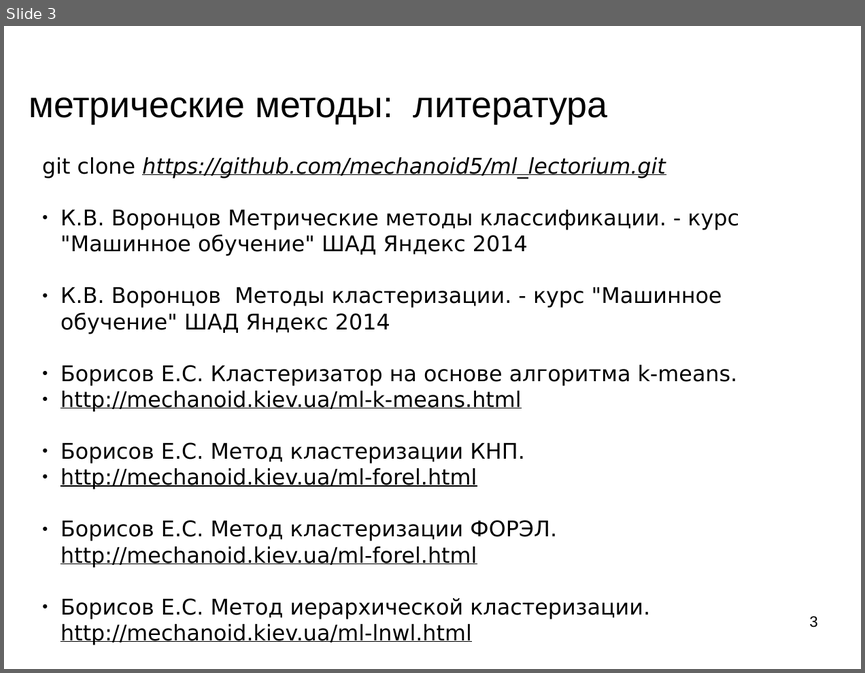
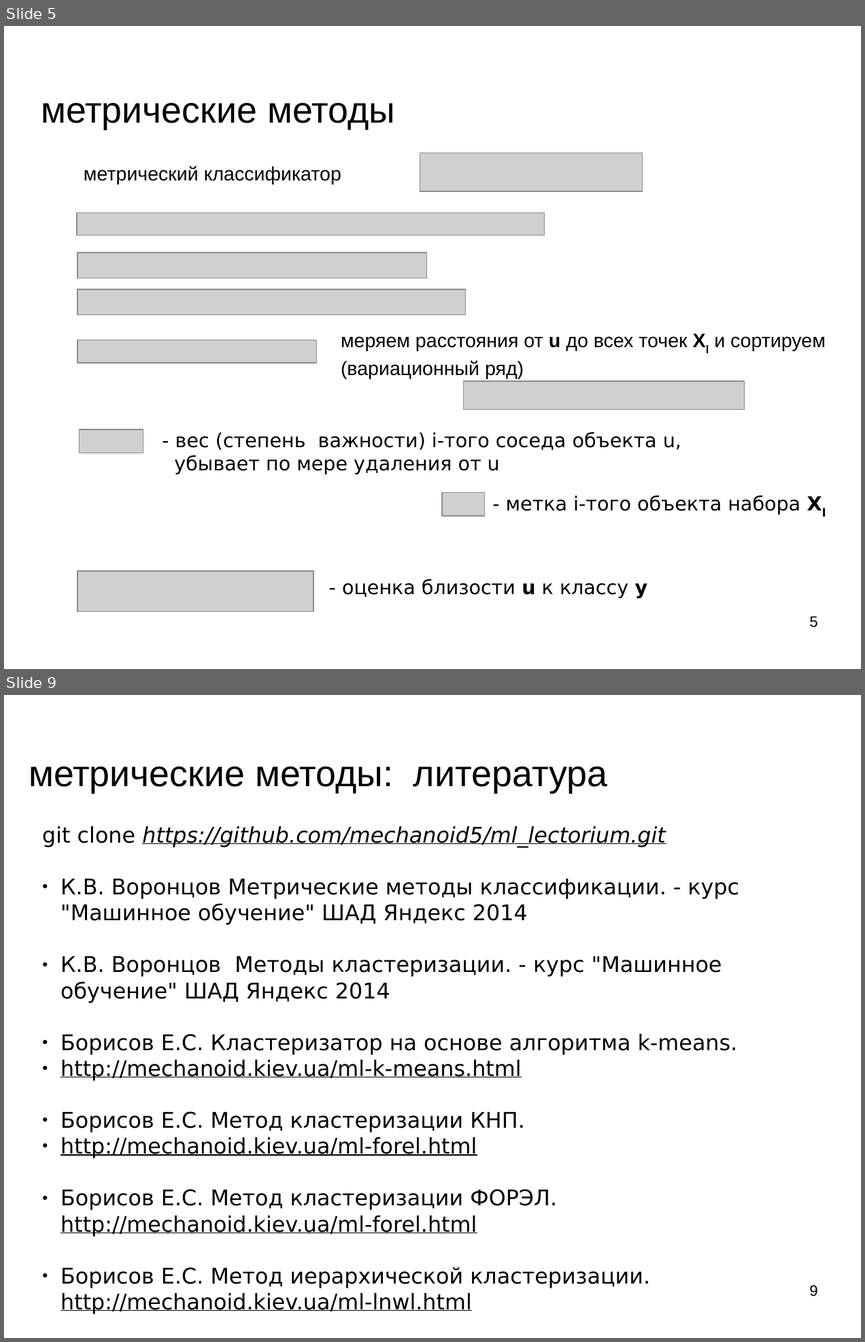
Before and after one commit to mechanoid5/ml_lectorium_legacy, a slide deck: 06-metric.odp. Shown one above the other, each under a label of ours: slide 3 before the commit, slides 5 and 9 after it; the slides between them are not shown. The pictures are 865x673 and 865x1342 pixels, drawn with LibreOffice and Linux fonts; fonts in the diff are those of the drawing; grey boxes stand for pictures; background and template pictures are left out. Boxes give left, top, right and bottom in pixels: in the first picture for what was removed or moved away, otherwise in the second. Text is boxed around its words. In the diff, an @@ line names an element or a change of style, - is before the commit and + after.

```diff
--- a/06-metric.odp
+++ b/06-metric.odp
@@ slide 5 added at (4, 26, 861, 669), background picture (left out) @@
@@ title added at (41, 103, 395, 129), 33.9 pt, text #000000 @@
+метрические методы
@@ subtitle added at (84, 165, 341, 184), 18 pt, text #000000 @@
+метрический классификатор
@@ picture added at (420, 154, 643, 192) @@
@@ picture added at (77, 212, 545, 235) @@
@@ picture added at (78, 252, 427, 278) @@
@@ picture added at (77, 290, 465, 315) @@
@@ picture added at (77, 340, 317, 363) @@
@@ text added at (341, 336, 825, 379), 18 pt, text #000000 @@
+меряем расстояния от u до всех точек Xl и сортируем
+(вариационный ряд)
@@ picture added at (464, 382, 745, 410) @@
@@ picture added at (79, 429, 143, 453) @@
@@ text added at (174, 432, 681, 474), 18 pt, text #000000 @@
+- вес (степень важности) i-того соседа объекта u,
+убывает по мере удаления от u
@@ picture added at (443, 492, 485, 515) @@
@@ text added at (506, 495, 800, 514), 18 pt, text #000000 @@
+- метка i-того объекта набора Xl
@@ picture added at (77, 571, 313, 611) @@
@@ text added at (342, 579, 648, 598), 18 pt, text #000000 @@
+- оценка близости u к классу y
@@ page number added at (809, 616, 817, 627), 14 pt, text #000000 @@
+5
@@ what was slide 3 is now slide 9 @@
@@ page number at (809, 1285, 817, 1296): text changed @@
-3
+9
```
Also in this commit, not shown: 2 slides changed, 5 other slides added, 4 other files.
